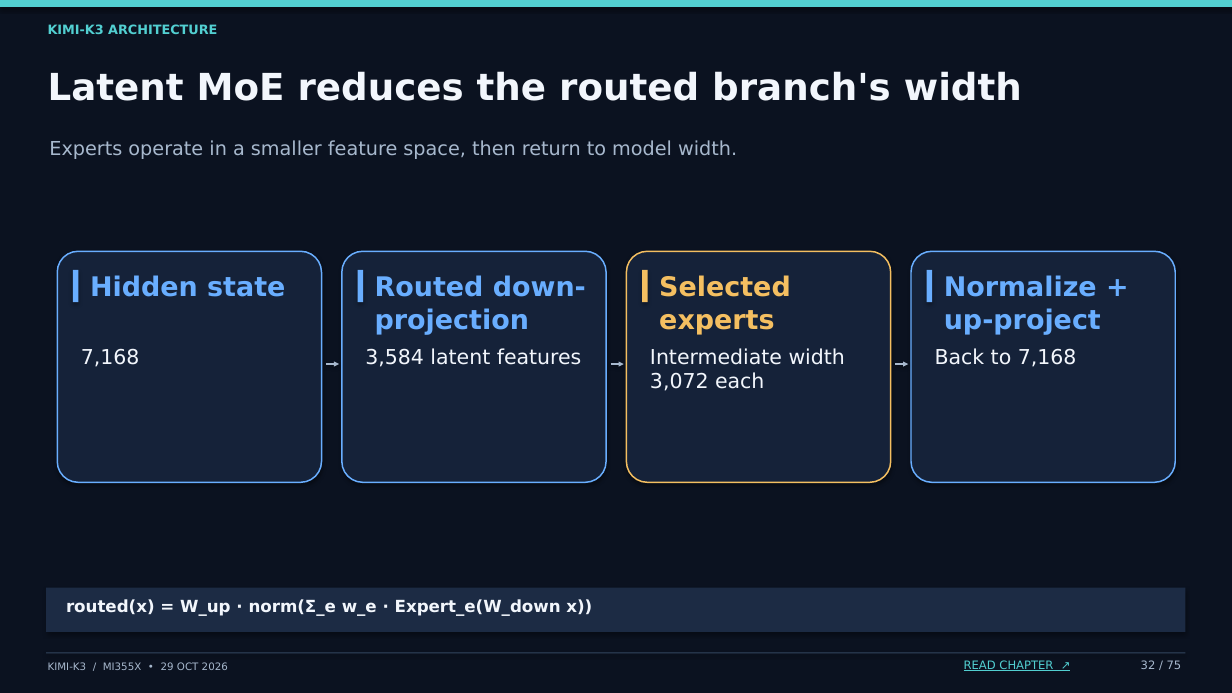
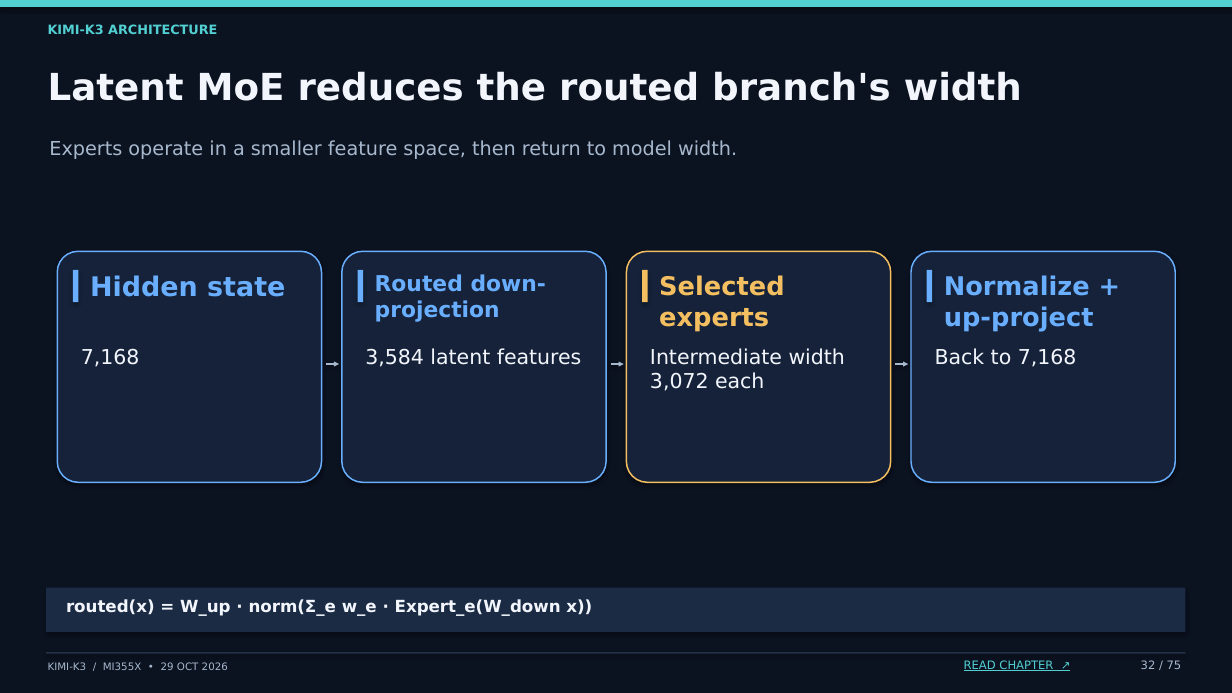
Before and after one commit to ajith-sirra-amd/InferenceMAX_Rocm_Team, a slide deck: slide 32 of presentations/kimi-k3-mi355x/Kimi-K3_MI355X_Reference.pptx. Drawn at 1232x693 pixels with LibreOffice and Linux fonts; fonts in the diff are those of the drawing. Boxes give left, top, right and bottom in pixels: in the first picture for what was removed or moved away, otherwise in the second. Text is boxed around its words. In the diff, an @@ line names an element or a change of style, - is before the commit and + after.

```diff
--- a/presentations/kimi-k3-mi355x/Kimi-K3_MI355X_Reference.pptx
+++ b/presentations/kimi-k3-mi355x/Kimi-K3_MI355X_Reference.pptx
@@ text "Routed down-projection" at box(375, 274, 546, 322): size 21 to 17 pt @@
@@ text "Selected experts" at box(659, 275, 784, 331): size 21 to 20 pt @@
@@ text "Normalize + up-project" at box(944, 275, 1094, 331): size 21 to 20 pt @@
```
Also in this commit, not shown: 24 other slides changed, 9 other files.
